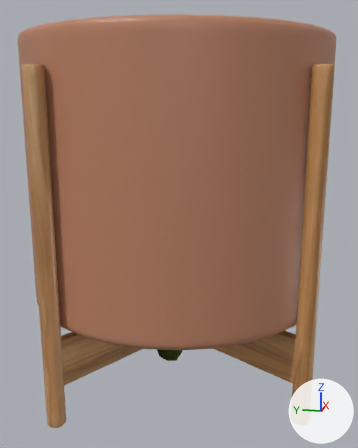
Before and after pictures for a commit that changed the glTF model packages/experiments/shaders/plants/public/experiment-shaders-plants-assets/plant.glb.
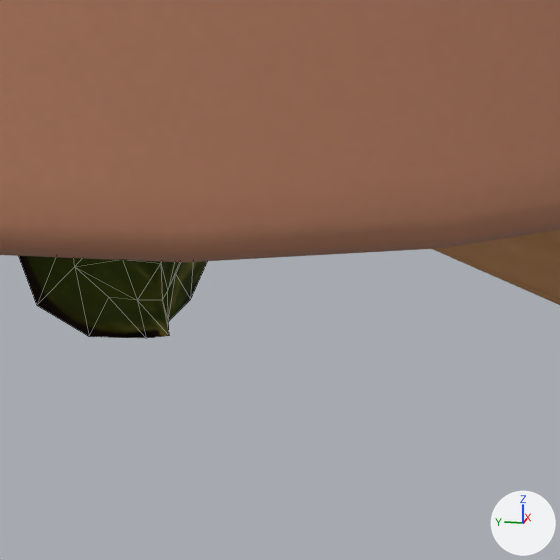
Each version appears first whole from a 50 mm camera at (-0.742, -0.151, 0.421) aimed at (-0.004, -0.004, 0.237), and next in a close-up on the part from 43% to 64% of the width and 70% to 87% of the height. Arrows for +X, +Y and +Z are at lower right; the lights stay in place. The close-ups show mesh edges as thin lines. Where no turn or scale is listed for an object, it has been applied to the vertices.

Objects in the first close-up: 'leaf', 'pot'.
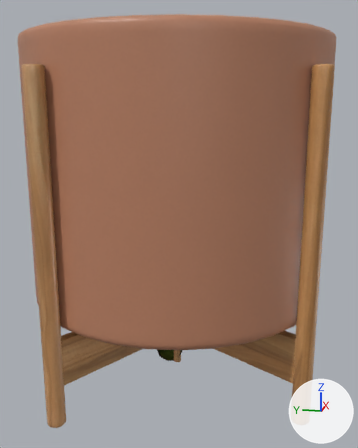
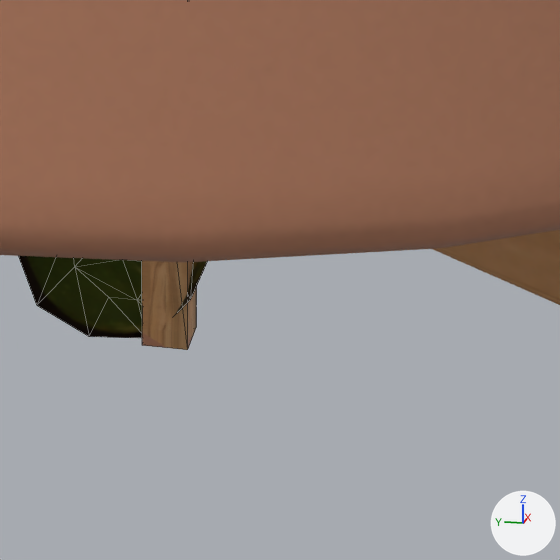
Patch to the scene script:
```diff
--- a/packages/experiments/shaders/plants/public/experiment-shaders-plants-assets/plant.glb.py
+++ b/packages/experiments/shaders/plants/public/experiment-shaders-plants-assets/plant.glb.py
@@ mat_material @@
+mat_material = principled_material('Material')
+mat_material.texture = img_wooden_legs_pot_basecolor
@@ me_cube @@
+me_cube.from_pydata(...)  # a box spanning x -0.0053..0.0053, y -0.0053..0.0053, z -0.0001..0.0967
+me_cube.materials.append(mat_material)  # picture img_wooden_legs_pot_basecolor
@@ ob_stick @@
+ob_stick = bpy.data.objects.new('stick', me_cube)
+ob_stick.location = (0.0, 0.0, 0.0)
```

Location of each change, (x1, y1, x2, y2) in pixels of the close-ups (560 x 560 px):
'stick', added (brown)
    after: (142, 261, 197, 350)
